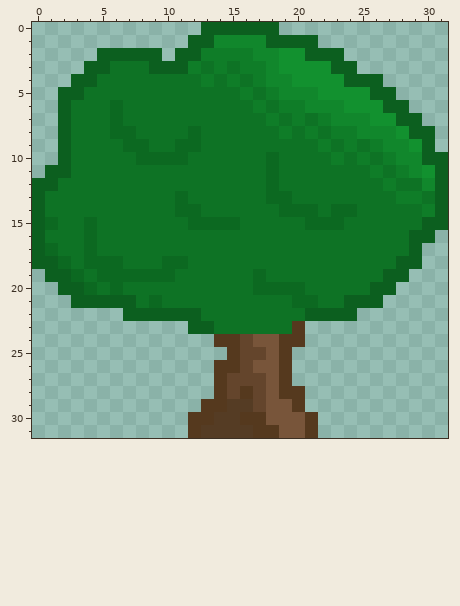
Pixel-art sprite, stored at Content/Game/Level1/Sprites/Environment/Tree_1.png. The first picture shows the starting point.
The file is 32x32 pixels. Colours within 5 levels of each other are drawn and written as one.
Now the later version:
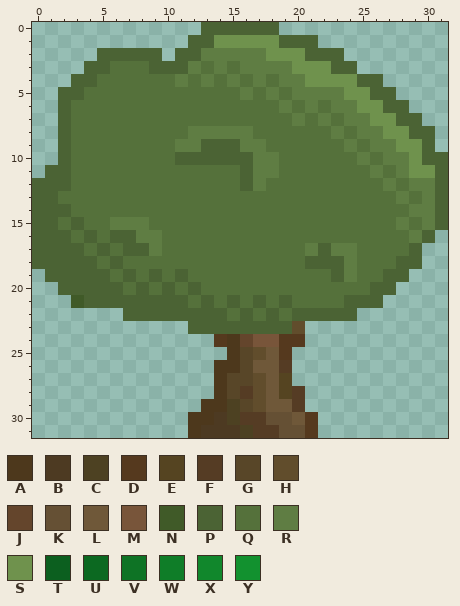
Palette (. is transparent): A #4d381c  B #4d3a22  C #4d4122  D #55391e  E #554421  F #553c24  G #584628  H #614d2c  J #64452c  K #655034  L #6f5839  M #78553a  N #405a28  P #4b6334  Q #55713b  R #5f7d43  S #6f924d  T #0c5f1f  U #0c6921  V #0e7325  W #0f7d28  X #11872c  Y #12912f
Difference:
Changed rows in their new state; - is an unchanged pixel.
first column x 0:
 0 -------------PPPPPP-------------
 1 ------------PPSSSSSPPP----------
 2 -----PPPPP-PPRRRRRSSSPPP--------
 3 ----PPQQQPPPRQRQRRRRSSSPP-------
 4 ---PPQQQQQQRQRQRQRQRRSSSSPP-----
 5 --PPQQQQQQQQQQQQRQRQRRRRSSPP----
 6 --PQQQQQQQQQQQQQQQQRQRQRRSSPP---
 7 --PQQQQQQQQQQQQQQQQQRQRQRRSSPP--
 8 --PQQQQQQQQQRRRRRQQQQQQRQRRSSPP-
 9 --PQQQQQQQQRRPPPRRQQQQQQRQRRSSP-
10 --PQQQQQQQQPPPPPPRRQQQQQQRQRRSPP
11 -PPQQQQQQQQQQQQQPRRQQQQQQQRQRSSP
12 PPPQQQQQQQQQQQQQPRQQQQQQQQQRQRRP
13 PPQQQQQQQQQQQQQQQQQQQQQQQQQQRQRP
14 PPPQQQQQQQQQQQQQQQQQQQQQQQQQQRRP
15 PPQPQQRRRQQQQQQQQQQQQQQQQQQQRQRP
16 PPPQPQPPRRQQQQQQQQQQQQQQQQQQQRP-
17 PPPPQPQPPRQQQQQQQQQQQRPRRQQQQP--
18 PPPPPQPQQQQQQQQQQQQQQPPPRQQQPP--
19 -PPPPPQPQPQPQQQQQQQQQQQPRQQPP---
20 --PPPPPQPQPQPQQQQQQQQQQQQQPP----
21 ---NPPPPPPPPQPQPQPQPQQQQPPP-----
22 -------PPPPPPPPQPQPQPPPPP-------
23 ------------PPPPPPPPH-----------
24 ---------------A----------------
25 ---------------AGHL-------------
26 --------------AAGLLF------------
27 --------------AGGHLE------------
28 --------------AGFHLEF-----------
29 -------------AACGHLLF-----------
30 ------------AABCFFKKL-----------
31 ------------ABBBCFFKK-----------
Pixel boxes of the changes (left, top, right, bottom) in both pictures:
changed: (32, 22, 448, 438)
